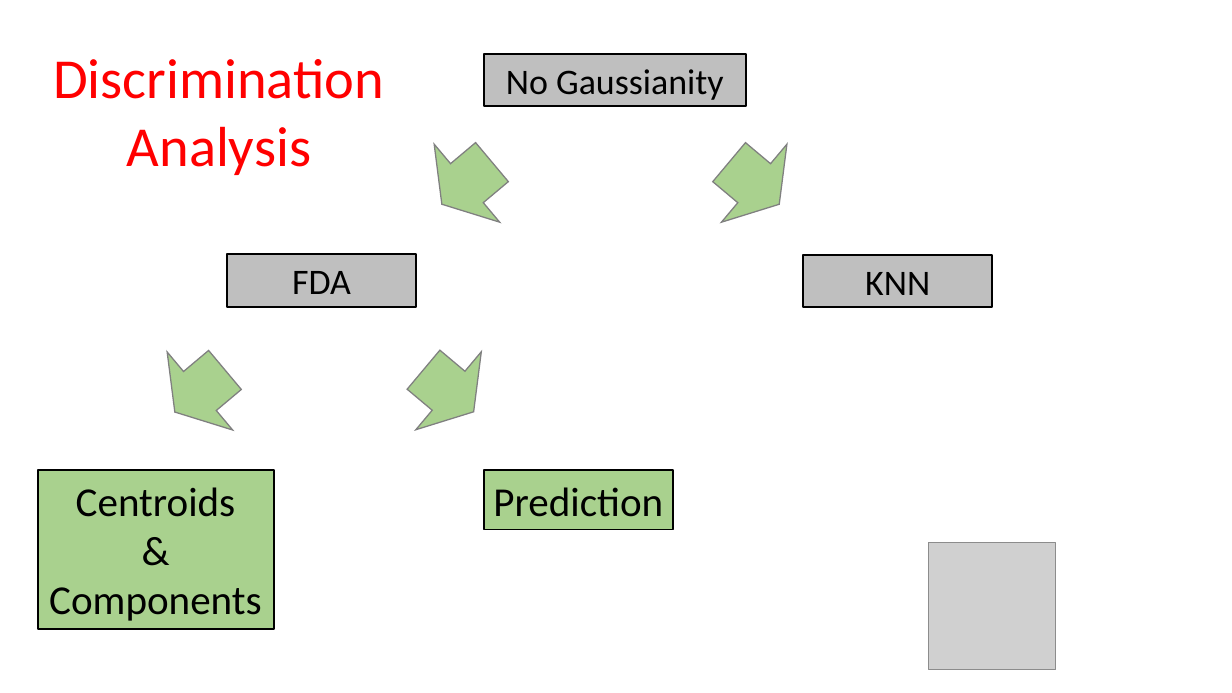
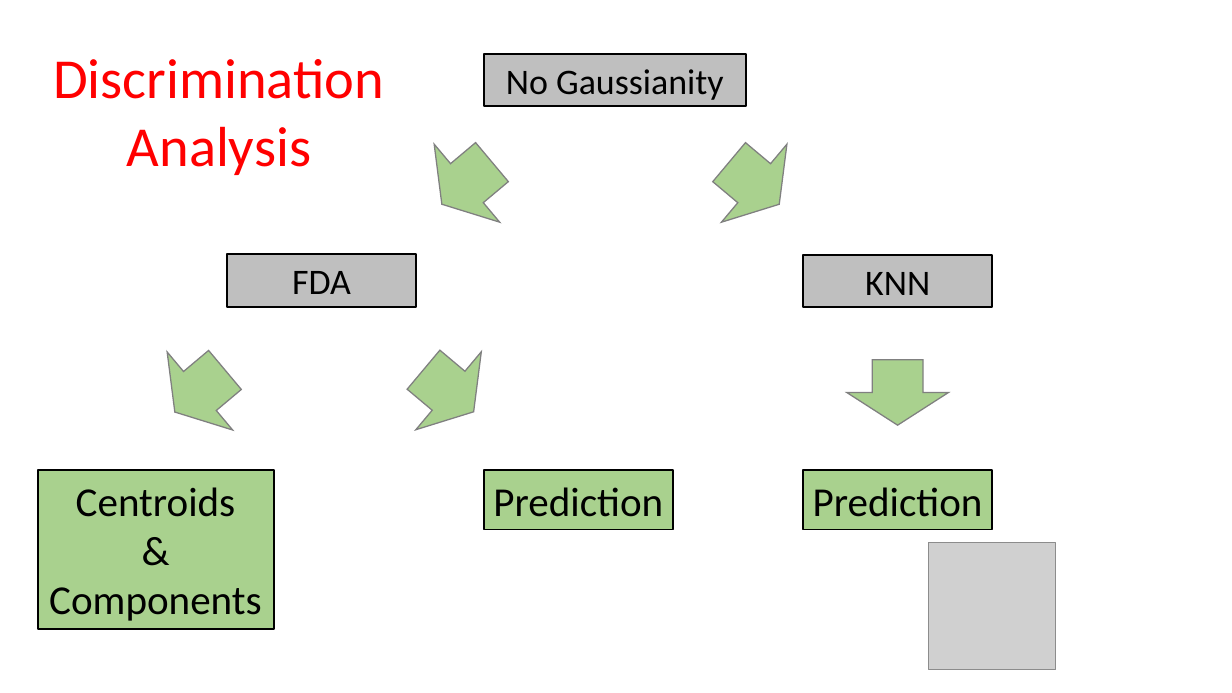
Before and after one commit to skiamu/StatApp_test, a slide deck: slide 4 of AAA-Final presentation/PresentazioneMowy.pptx (slide 3 before the commit). Drawn at 1232x693 pixels with LibreOffice and Linux fonts; fonts in the diff are those of the drawing; grey boxes stand for pictures. Boxes give left, top, right and bottom in pixels: in the first picture for what was removed or moved away, otherwise in the second. Text is boxed around its words. In the diff, an @@ line names an element or a change of style, - is before the commit and + after.

```diff
--- a/AAA-Final presentation/PresentazioneMowy.pptx
+++ b/AAA-Final presentation/PresentazioneMowy.pptx
@@ down arrow added at [847, 360, 948, 425], fill #A9D18E, outline #808080 1 pt @@
@@ rectangle added at [803, 470, 993, 530], fill #A9D18E, outline #000000 1.5 pt, 32 pt, text #000000 @@
+Prediction
```
Also in this commit, not shown: 2 other slides changed, 2 slides added, 9 other files.
